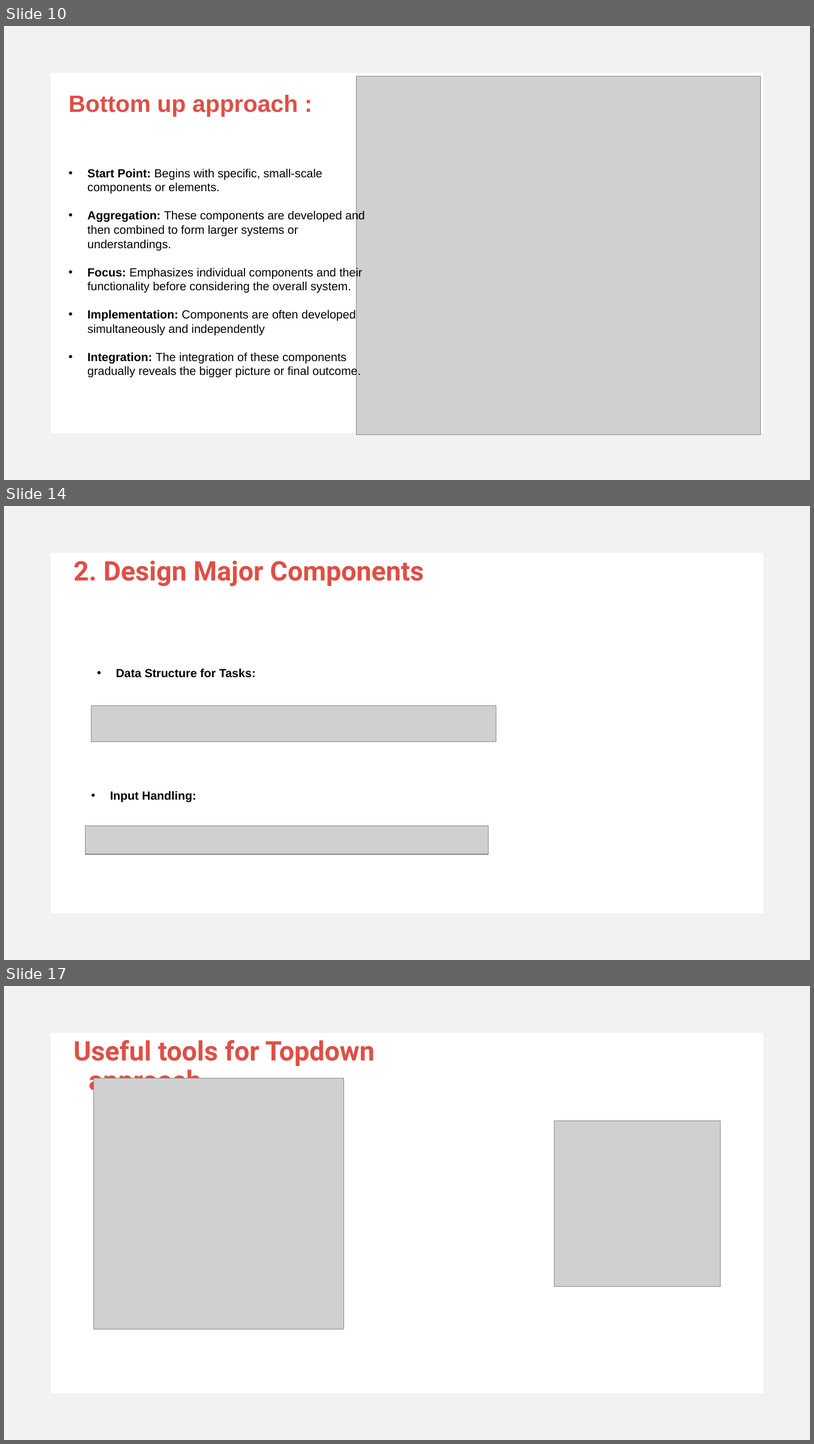
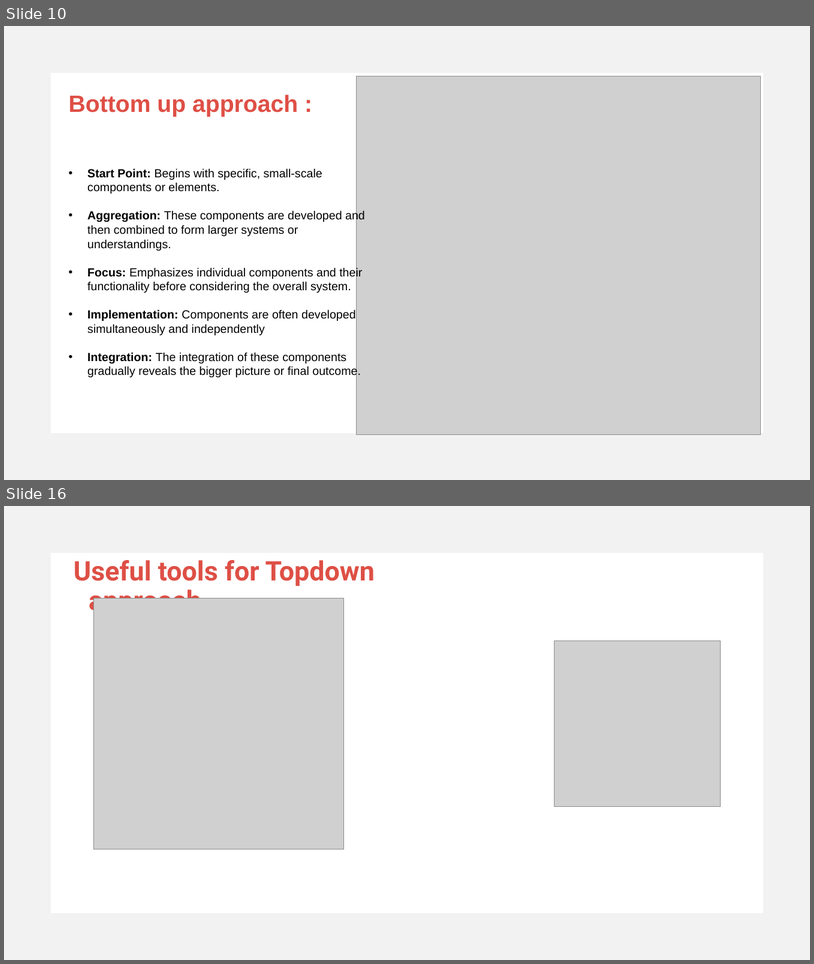
Before and after one commit to d2fLucifer/J2YB, a slide deck: Challenge 0/Topdown approach.pptx. Shown one above the other, each under a label of ours: slides 10, 14 and 17 before the commit, slides 10 and 16 after it; the slides between them are not shown. The pictures are 814x1444 and 814x964 pixels, drawn with LibreOffice and Linux fonts; fonts in the diff are those of the drawing; grey boxes stand for pictures. Boxes give left, top, right and bottom in pixels: in the first picture for what was removed or moved away, otherwise in the second. Text is boxed around its words. In the diff, an @@ line names an element or a change of style, - is before the commit and + after.

```diff
--- a/Challenge 0/Topdown approach.pptx
+++ b/Challenge 0/Topdown approach.pptx
@@ slide 14 removed at box(4, 506, 810, 960), background #FFFFFF; not listed: 1 template element that a slide beside it also shows @@
@@ text removed at box(74, 561, 424, 586) @@
-2. Design Major Components
@@ text removed at box(116, 668, 256, 678) @@
-• Data Structure for Tasks:
@@ picture removed at box(91, 706, 497, 741) @@
@@ text removed at box(110, 790, 196, 802) @@
-• Input Handling:
@@ picture removed at box(85, 826, 489, 855) @@
@@ what was slide 17 is now slide 16 @@
```
Also in this commit, not shown: 2 slides changed, 4 slides added, 4 other slides removed, 3 other files.
